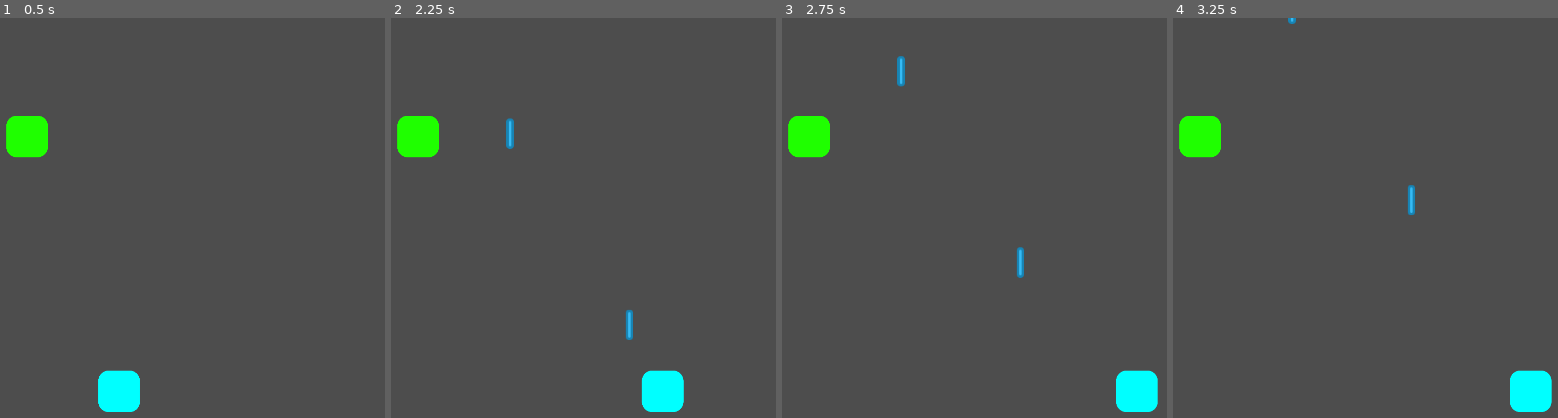
Above: before the commit, frames 1-4 (left to right).
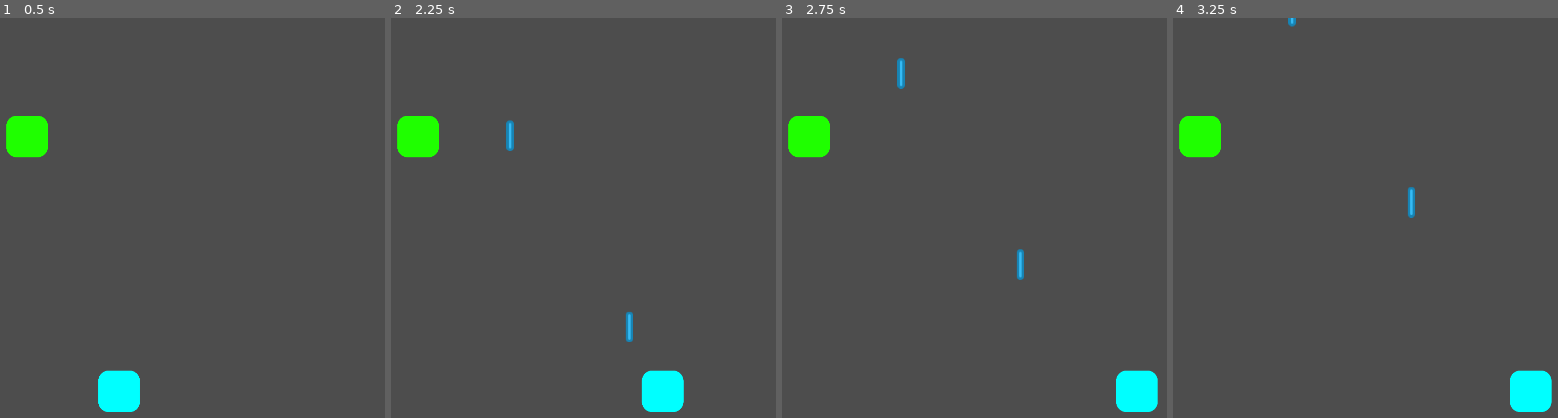
Above: after the commit, the same moments.

Repository: michael-j-coyne/space-defense
Game: Godot game, scene res://scenes/main.tscn
Two runs of this game, one before a commit and one after it. Both use one fixed random seed, a clock stepped at 60 frames per second and the inputs below.
Inputs (mouse positions are in pixels of both pictures, inside the frame that each line leads up to):
- Up to frame 1 (0.5 s): no input
- Up to frame 2 (2.25 s): tap Enter (ui_accept) at 0.5 s; move the mouse to (691, 222) at 0.52 s; hold Right (ui_right) 0.53-1.25 s; hold Enter (ui_accept) 0.53-1.25 s; click (691, 222) at 0.67 s; drag from (outside the picture) to (417, 138) at 1.27 s; move the mouse to (595, 142) at 2.02 s; hold Right (ui_right) from 2.03 s (still down); hold Enter (ui_accept) from 2.03 s (still down); tap Alt at 2.1 s
- Up to frame 3 (2.75 s): keep holding Right (ui_right); keep holding Enter (ui_accept)
- Up to frame 4 (3.25 s): release Right (ui_right) at 2.75 s; release Enter (ui_accept) at 2.75 s; drag from (1257, 334) to (1531, 390) at 2.77 s

Frame 1 is identical in both runs. In frame 2, less than 0.1% of the frame differs, in the area x 29-63%, y 25-81%; in frame 3, less than 0.1%, in the area x 29-63%, y 9-66%; in frame 4, less than 0.1%.

Commit message:
Move input handling from Weapon to Player

Diff:
--- a/scenes/player.gd
+++ b/scenes/player.gd
@@ -22,6 +22,8 @@
 		velocity.x += 1
 	if Input.is_action_pressed("ui_left"):
 		velocity.x -= 1
+	if Input.is_action_pressed("ui_accept"):
+		$Weapon.fire()
 
 	if velocity.length() > 0:
 		velocity = velocity.normalized() * speed
--- a/scenes/weapon.gd
+++ b/scenes/weapon.gd
@@ -39,8 +39,3 @@
 
 	$Timer.start()
 	_cooling_down = true
-
-# TESTING CODE?
-func _input(_event):
-	if Input.is_action_pressed("ui_accept"):
-		fire()
